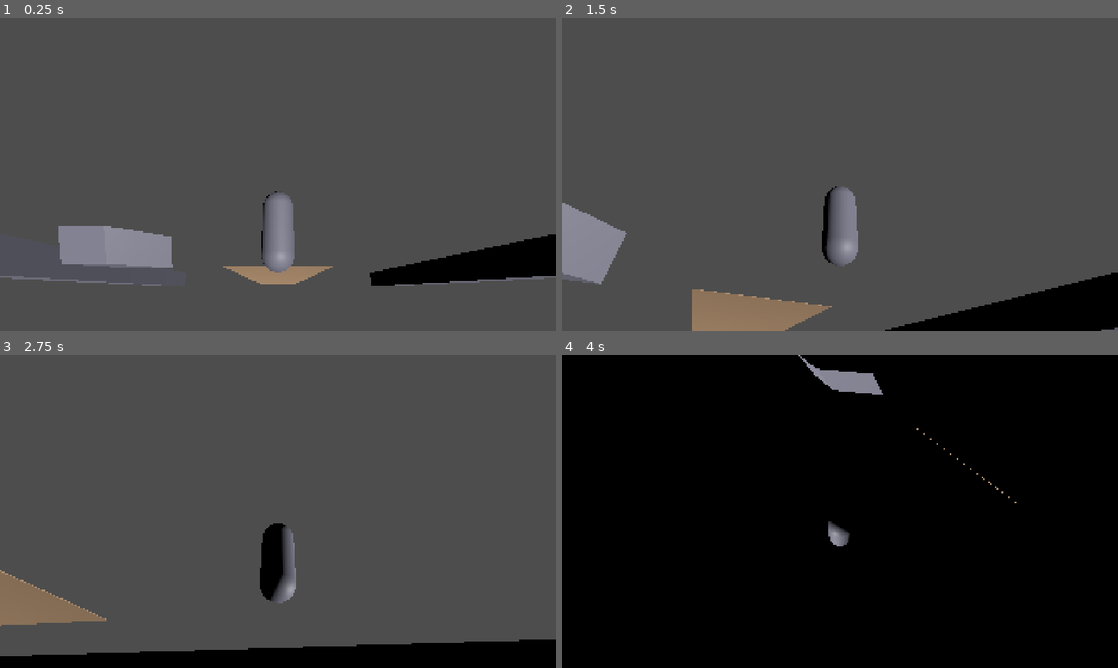
Above: before the commit, frames 1-4 (two rows, left to right).
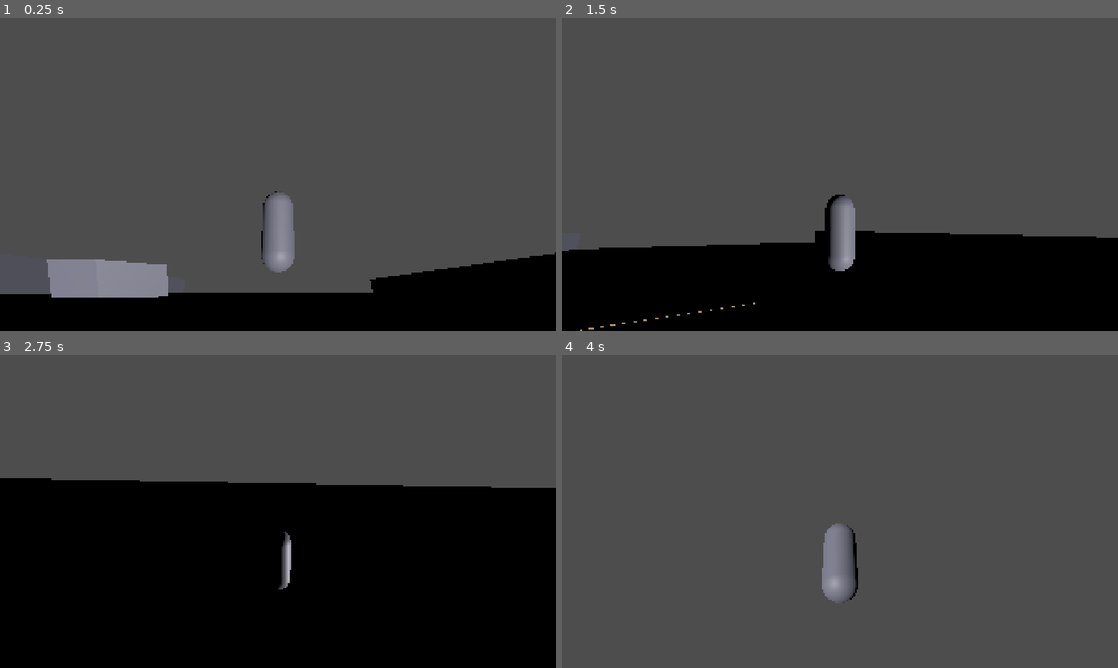
Above: after the commit, the same moments.

Repository: endrawes0/OpenMMO
Game: Godot game, scene res://scenes/GameWorld.tscn
Two runs of this game, one before a commit and one after it. Both use one fixed random seed, a clock stepped at 60 frames per second and the inputs below. This scene is started directly instead of the project's main scene.
Inputs (mouse positions are in pixels of both pictures, inside the frame that each line leads up to):
- Up to frame 1 (0.25 s): no input
- Up to frame 2 (1.5 s): tap Enter at 0.5 s; move the mouse to (962, 158) at 0.52 s; hold D 0.53-1.25 s; tap Space at 0.6, 0.77, 1.07 s; click (962, 158) at 0.67 s; drag from (728, 190) to (812, 237) at 1.27 s
- Up to frame 3 (2.75 s): move the mouse to (333, 442) at 2.02 s; hold D from 2.03 s (still down); tap 1 at 2.1 s; tap Space at 2.3 s
- Up to frame 4 (4 s): release D at 2.75 s; drag from (812, 574) to (673, 464) at 2.77 s; tap Space at 3.5, 3.77, 3.8 s; move the mouse to (1006, 558) at 3.52 s; hold A from 3.53 s (still down); tap 3 at 3.6 s

The runs differ from the first frame. In frame 1, 20% of the frame differs, in the area x 0-100%, y 66-100%; in frame 2, 26%; in frame 3, 52%; in frame 4, 100%, in the area x 0-100%, y 0-100%.

Commit message:
feat(client): improve movement, camera controls, and connection persistence
- Increase movement speed by another 20% (total 44% increase from original)
- Add jump functionality with spacebar (8.0 jump speed)
- Invert camera up/down controls for natural feel
- Increase gravity by 20% for faster falling
- Add persistent storage for server address and username
- Save successful connection details to user://connection_config.json
- Load previous credentials on startup
- Fix player spawn position to prevent terrain intersection
- Add capsule collision height definition

Camera and movement now provide smooth, responsive third-person controls with proper persistence.

Diff:
--- a/client/scenes/GameWorld.tscn
+++ b/client/scenes/GameWorld.tscn
@@ -23,6 +23,7 @@
 data = PackedVector3Array(40, 0, 40, 35.294098, 0, 40, 40, 0, 35.294098, 35.294098, 0, 40, 35.294098, 0, 35.294098, 40, …(39074 unchanged characters)…
 
 [sub_resource type="CapsuleShape3D" id="CapsuleShape3D_def456"]
+height = 2.0
 radius = 0.4
 
 [sub_resource type="CapsuleMesh" id="CapsuleMesh_ghi789"]
@@ -62,7 +63,7 @@
 material = SubResource("StandardMaterial3D_rock")
 
 [node name="SpawnPoint" type="Marker3D" parent="Zone"]
-transform = Transform3D(1, 0, 0, 0, 1, 0, 0, 0, 1, 0, 0.2, 12)
+transform = Transform3D(1, 0, 0, 0, 1, 0, 0, 0, 1, 0, 2.0, 12)
 
 [node name="StaticBody3D" type="StaticBody3D" parent="Zone"]
 
@@ -75,7 +76,7 @@
 shape = SubResource("ConcavePolygonShape3D_b4j12")
 
 [node name="Player" type="CharacterBody3D" parent="."]
-transform = Transform3D(1, 0, 0, 0, 1, 0, 0, 0, 1, 0, 1, 12)
+transform = Transform3D(1, 0, 0, 0, 1, 0, 0, 0, 1, 0, 2.0, 12)
 
 [node name="CollisionShape3D" type="CollisionShape3D" parent="Player"]
 shape = SubResource("CapsuleShape3D_def456")
--- a/client/scripts/GameWorld.gd
+++ b/client/scripts/GameWorld.gd
@@ -1,6 +1,7 @@
 extends Node3D
 
-const MOVE_SPEED := 4.5
+const MOVE_SPEED := 6.48  # Increased by another 20% from 5.4
+const JUMP_SPEED := 8.0
 const ACCELERATION := 12.0
 const CAMERA_MIN_DISTANCE := 0.5  # First person distance
 const CAMERA_MAX_DISTANCE := 12.0
@@ -10,7 +11,7 @@
 const CAMERA_ZOOM_STEP := 0.75
 const PLAYER_EYE_HEIGHT := 1.6
 
-@onready var gravity_value: float = ProjectSettings.get_setting("physics/3d/default_gravity")
+@onready var gravity_value: float = ProjectSettings.get_setting("physics/3d/default_gravity") * 1.2  # Increased by 20%
 @onready var camera: Camera3D = $Camera3D
 @onready var player: CharacterBody3D = $Player
 @onready var spawn_point: Marker3D = $Zone/SpawnPoint
@@ -27,6 +28,7 @@
 var camera_orbit_offset: float = 0.0
 var left_dragging := false
 var right_dragging := false
+var jump_pressed := false
 
 func _ready() -> void:
 	_load_session_modules()
@@ -61,6 +63,10 @@
 	if input_manager:
 		if not input_manager.is_connected("movement_input_changed", Callable(self, "_on_movement_input_changed")):
 			input_manager.connect("movement_input_changed", Callable(self, "_on_movement_input_changed"))
+		if not input_manager.is_connected("jump_pressed", Callable(self, "_on_jump_pressed")):
+			input_manager.connect("jump_pressed", Callable(self, "_on_jump_pressed"))
+		if not input_manager.is_connected("jump_released", Callable(self, "_on_jump_released")):
+			input_manager.connect("jump_released", Callable(self, "_on_jump_released"))
 		if not input_manager.is_connected("action_pressed", Callable(self, "_on_action_pressed")):
 			input_manager.connect("action_pressed", Callable(self, "_on_action_pressed"))
 
@@ -134,7 +140,12 @@
 	horizontal_velocity = horizontal_velocity.move_toward(target_velocity, ACCELERATION * delta)
 	player.velocity.x = horizontal_velocity.x
 	player.velocity.z = horizontal_velocity.z
-	player.velocity.y -= gravity_value * delta
+
+	# Handle jumping
+	if jump_pressed and player.is_on_floor():
+		player.velocity.y = JUMP_SPEED
+	else:
+		player.velocity.y -= gravity_value * delta
 
 	player.move_and_slide()
 
@@ -191,7 +202,7 @@
 
 func _handle_camera_drag(relative: Vector2) -> void:
 	var horizontal_delta = -relative.x * CAMERA_SENSITIVITY
-	var vertical_delta = -relative.y * CAMERA_SENSITIVITY
+	var vertical_delta = relative.y * CAMERA_SENSITIVITY  # Invert up/down
 
 	if left_dragging:
 		# Left drag: revolve camera around player
@@ -212,6 +223,12 @@
 	movement_input = input_vector
 	if movement_system:
 		movement_system.update(0.0, input_vector)
+
+func _on_jump_pressed() -> void:
+	jump_pressed = true
+
+func _on_jump_released() -> void:
+	jump_pressed = false
 
 func _on_action_pressed(action_name: String) -> void:
 	match action_name:
--- a/client/scripts/Main.gd
+++ b/client/scripts/Main.gd
@@ -53,11 +53,17 @@
 	print("OpenMMO Client Started")
 	network_debug.set_status("Disconnected")
 
-	# Set default server address
-	server_address.text = "ws://localhost:8080/ws"
-
-	# Initialize engine-agnostic modules
+	# Initialize engine-agnostic modules first
 	_initialize_modules()
+
+	# Set saved server address and username if available
+	if ui_state_manager.get_last_server_address():
+		server_address.text = ui_state_manager.get_last_server_address()
+	else:
+		server_address.text = "ws://localhost:8080/ws"
+
+	if ui_state_manager.get_last_username():
+		username.text = ui_state_manager.get_last_username()
 
 	# Connect UI signals (only if not already connected)
 	if not login_button.is_connected("pressed", Callable(self, "_on_login_button_pressed")):
@@ -169,6 +175,7 @@
 
 	# Store credentials for later use
 	ui_state_manager.set_last_username(user)
+	ui_state_manager.set_last_server_address(address)
 
 	# Initialize connection and attempt authentication
 	_connect_and_authenticate(address, user, passw, is_register)
--- a/client/src/input/input_manager.gd
+++ b/client/src/input/input_manager.gd
@@ -8,6 +8,7 @@
 # Signals
 signal movement_input_changed(input_vector: Vector2)
 signal jump_pressed
+signal jump_released
 signal action_pressed(action_name: String)
 signal mouse_moved(relative: Vector2)
 
@@ -64,6 +65,7 @@
 					_update_movement_input(-Vector2.RIGHT)
 				KEY_SPACE:
 					jump_input_pressed = false
+					emit_signal("jump_released")
 
 	elif event is InputEventMouseButton:
 		if event.pressed:
--- a/client/src/ui/ui_state_manager.gd
+++ b/client/src/ui/ui_state_manager.gd
@@ -29,10 +29,14 @@
 var available_characters: Array = []
 var selected_character_id: int = 0
 var last_username: String = ""
+var last_server_address: String = ""
 var last_error_message: String = ""
 
+# File paths for persistence
+const CONFIG_FILE = "user://connection_config.json"
+
 func _init():
-	pass
+	_load_connection_config()
 
 func change_state(new_state: UIState):
 	if new_state == current_state:
@@ -71,9 +75,17 @@
 
 func set_last_username(username: String):
 	last_username = username
+	_save_connection_config()
 
 func get_last_username() -> String:
 	return last_username
+
+func set_last_server_address(address: String):
+	last_server_address = address
+	_save_connection_config()
+
+func get_last_server_address() -> String:
+	return last_server_address
 
 func set_error_message(message: String):
 	last_error_message = message
@@ -83,6 +95,34 @@
 
 func clear_error_message():
 	last_error_message = ""
+
+# Configuration persistence
+func _load_connection_config():
+	if FileAccess.file_exists(CONFIG_FILE):
+		var file = FileAccess.open(CONFIG_FILE, FileAccess.READ)
+		if file:
+			var json_text = file.get_as_text()
+			file.close()
+
+			var json = JSON.new()
+			var parse_result = json.parse(json_text)
+			if parse_result == OK:
+				var data = json.data
+				if data.has("username"):
+					last_username = data.username
+				if data.has("server_address"):
+					last_server_address = data.server_address
+
+func _save_connection_config():
+	var data = {
+		"username": last_username,
+		"server_address": last_server_address
+	}
+
+	var file = FileAccess.open(CONFIG_FILE, FileAccess.WRITE)
+	if file:
+		file.store_string(JSON.stringify(data))
+		file.close()
 
 # State transition helpers
 func go_to_login():
